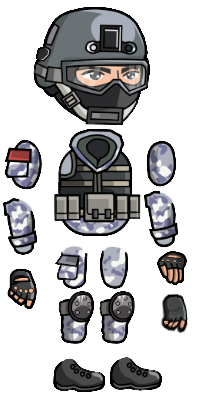
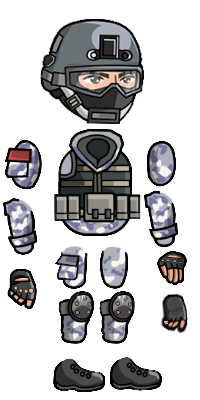
Comparing the layer stacks of the two (200, 400) images. Changes:
added layer "Слой 6" above "Слой 2" over left=40, top=19, right=144, bottom=124
painted on "Слой 2" over left=33, top=7, right=150, bottom=125
